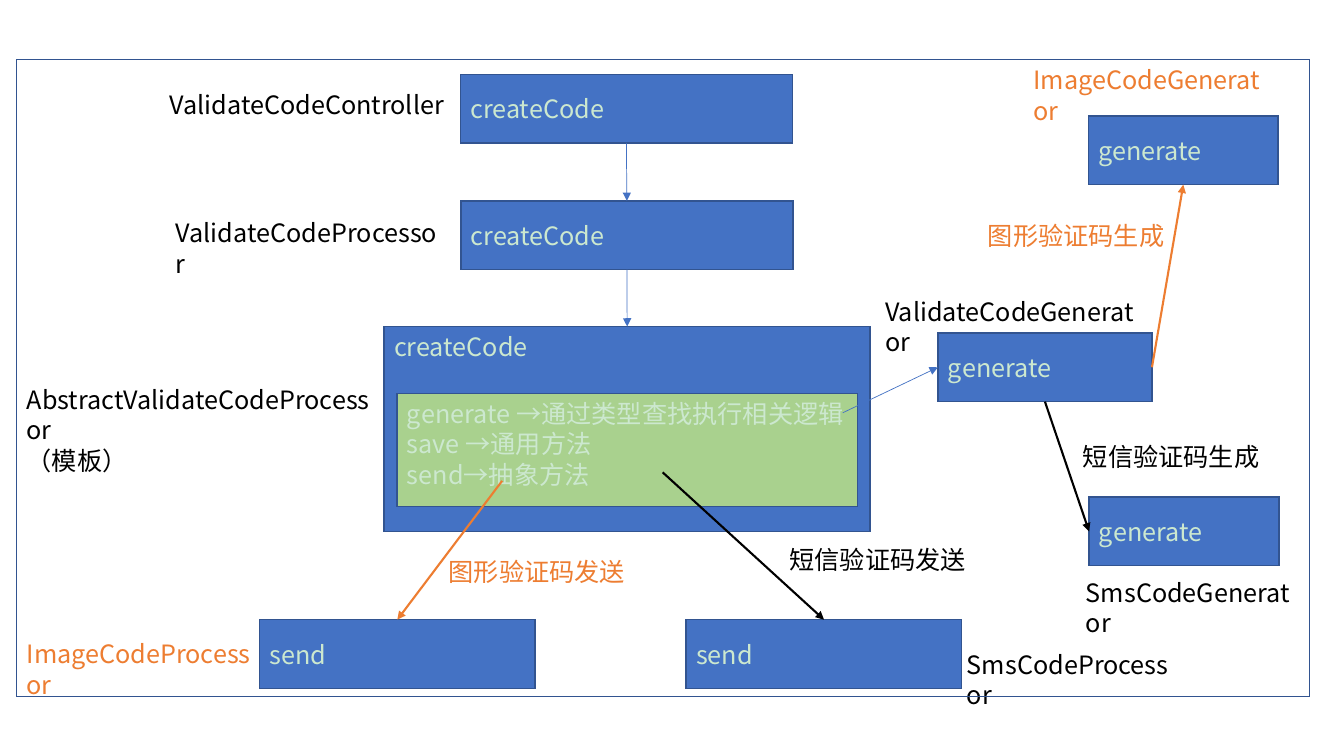
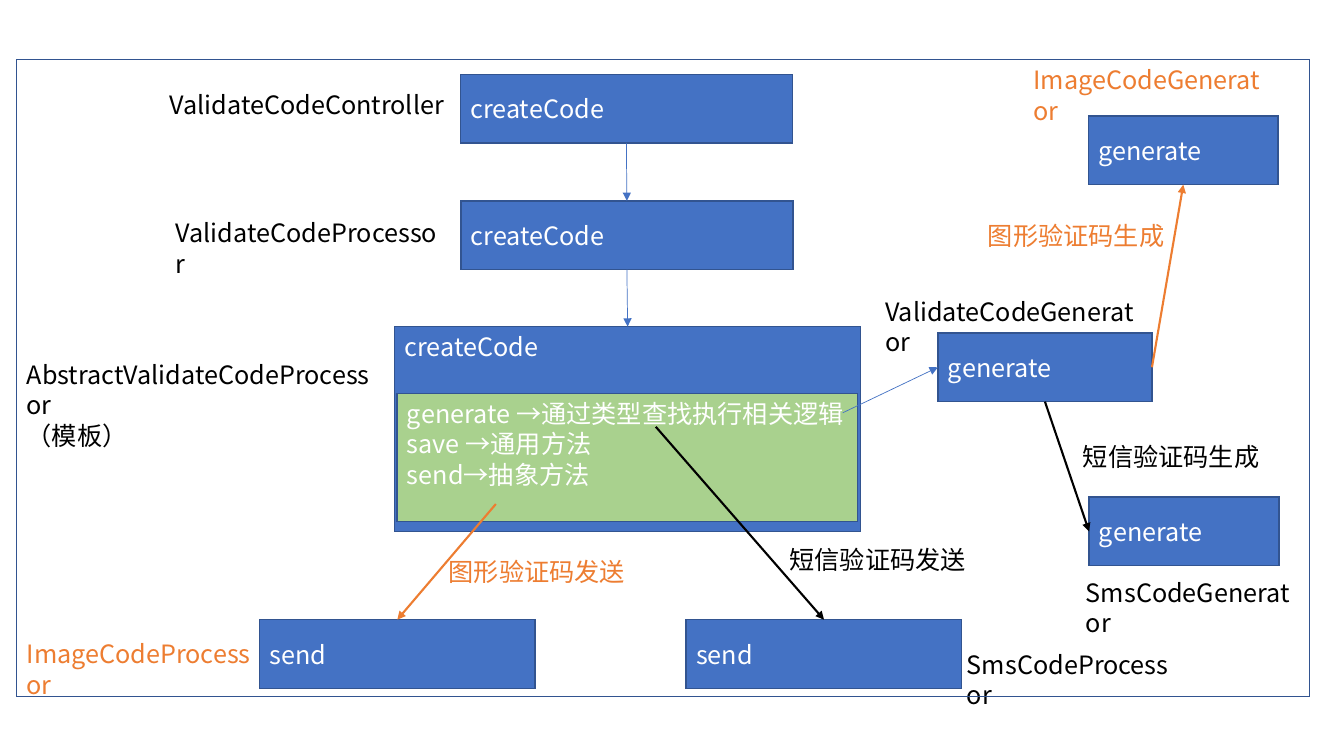
Before and after one commit to nieandsun/security, a slide deck: slide 6 of src/main/resources/docs/表单登陆认证、spring-security原理图.pptx. Drawn at 1344x756 pixels with LibreOffice and Linux fonts; fonts in the diff are those of the drawing. Boxes give left, top, right and bottom in pixels: in the first picture for what was removed or moved away, otherwise in the second. Text is boxed around its words. In the diff, an @@ line names an element or a change of style, - is before the commit and + after.

```diff
--- a/src/main/resources/docs/表单登陆认证、spring-security原理图.pptx
+++ b/src/main/resources/docs/表单登陆认证、spring-security原理图.pptx
@@ background #CCE8CF to #FFFFFF @@
@@ rectangle "createCode": place and size @@
-rectangle "createCode" at [384, 327, 870, 531]
+rectangle "createCode" at [394, 327, 861, 531]
@@ text "AbstractValidateCodeProcessor": place and size @@
-text "AbstractValidateCodeProcessor" at [27, 448, 128, 473]
+text "AbstractValidateCodeProcessor" at [27, 423, 128, 448]
@@ text colour #CCE8CF to #FFFFFF in 9 elements at [461, 75, 792, 143], [461, 201, 792, 269], [939, 333, 1152, 401], [259, 620, 534, 689], [687, 620, 962, 689], [1089, 116, 1278, 185], [1089, 497, 1278, 566], [394, 327, 861, 531], [397, 393, 858, 521] @@
@@ rectangle "generate →通过类型查找执行相关逻辑": place and size @@
-rectangle "generate →通过类型查找执行相关逻辑" at [397, 393, 858, 506]
+rectangle "generate →通过类型查找执行相关逻辑" at [397, 393, 858, 521]
@@ arrow moved from (662, 473) - (824, 620) to (656, 426) - (825, 620) @@
@@ arrow moved from (502, 481) - (397, 620) to (496, 504) - (397, 620) @@
```
Also in this commit, not shown: 5 other slides changed, 2 slides added, 7 other files.
